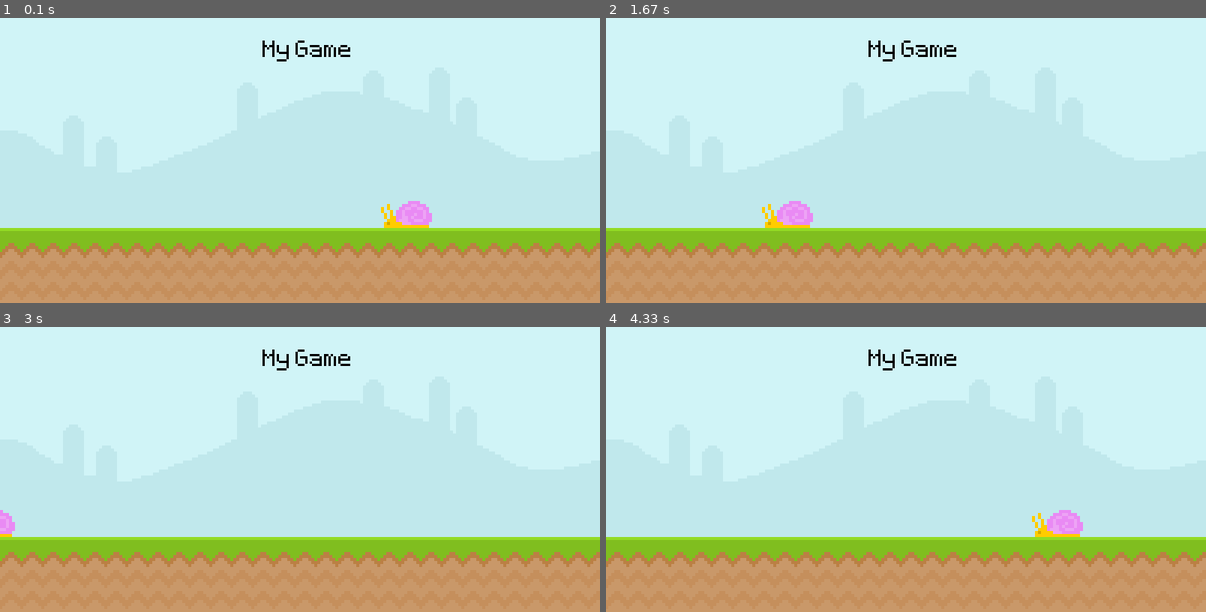
Above: before the commit, frames 1-4 (two rows, left to right).
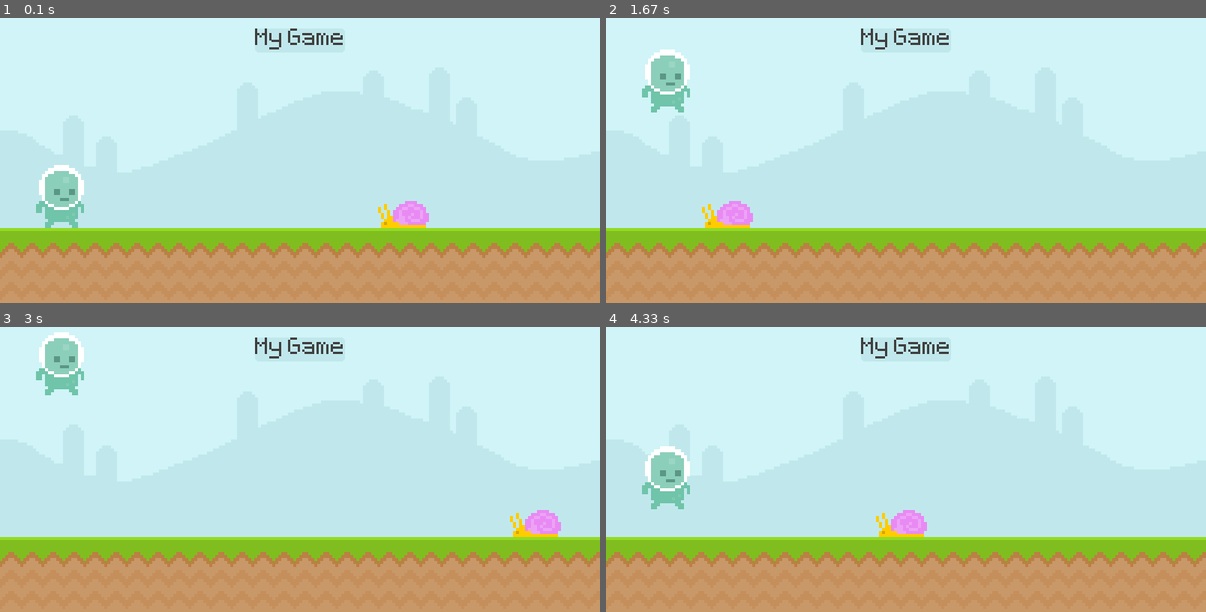
Above: after the commit, the same moments.

Repository: v343990/pyGame-Runner
Game: pygame game, started from Runner.py
Two runs of this game, one before a commit and one after it. Both use one fixed random seed, a clock stepped at 60 frames per second and the inputs below.
Inputs (mouse positions are in pixels of both pictures, inside the frame that each line leads up to):
- Up to frame 1 (0.1 s): no input
- Up to frame 2 (1.67 s): press the mouse at (666, 197) at 0.37 s; move the mouse to (774, 134) at 0.47 s; release the mouse at (882, 72) at 0.6 s; press the mouse at (666, 197) at 1.2 s; move the mouse to (726, 149) at 1.3 s; release the mouse at (780, 103) at 1.43 s
- Up to frame 3 (3 s): tap Space at 2, 2.4, 2.7 s
- Up to frame 4 (4.33 s): tap Space at 3.23, 3.53, 4.3 s

The runs differ from the first frame. In frame 1, 2.2% of the frame differs, in the area x 6-72%, y 3-74%; in frame 2, 3.1%, in the area x 6-59%, y 3-74%; in frame 3, 2.7%; in frame 4, 3.1%.

Commit message:
Jumping and Gravity

Diff:
--- a/Runner.py
+++ b/Runner.py
@@ -5,7 +5,6 @@
 
 screen_width = 800 # set screen height
 screen_height = 400 # and width
-
 screen = pygame.display.set_mode((screen_width,screen_height))
 pygame.display.set_caption("Runner") # set the title bar to say Runner
 icon = pygame.image.load('player_stand.png') # set value icon to the path of the image
@@ -18,7 +17,14 @@
 # Surfaces
 sky_surface = pygame.image.load('graphics/Sky.png').convert()
 ground_surface = pygame.image.load('graphics/ground.png').convert()
-text_surface = test_font.render('My Game',False,'Black')
+
+score_surf = test_font.render('My Game',False,(64,64,64))
+score_rect = score_surf.get_rect(center  = (400,50)) # create rectangle for score
+
+player_surf = pygame.image.load('graphics/player/player_walk_1.png').convert_alpha()
+player_rect = player_surf.get_rect(midbottom=(80,300)) # ground is at 300
+player_gravity = 0
+
 snail_surface = pygame.image.load('graphics/snail/snail1.png').convert_alpha()
 snail_rect = snail_surface.get_rect(bottomright = (600,300))
 
@@ -28,15 +34,44 @@
             pygame.quit() # Quit the screen
             exit()
 
+        if event.type == pygame.KEYDOWN:
+            if event.key == pygame.K_SPACE and player_rect.bottom >= 300:
+                player_gravity = -20
+
+        if event.type == pygame.MOUSEBUTTONDOWN: # when the mouse moves
+            if player_rect.collidepoint(event.pos) and player_rect.bottom >= 300: # see if mouse collides with player rect
+                player_gravity = -20
+
     screen.blit(sky_surface,(0,0)) # add one surface to annother
     screen.blit(ground_surface,(0,300)) # add the ground
-    screen.blit(text_surface,(350,50)) # add the text
+    pygame.draw.rect(screen,"#c0e8ec",score_rect,0,5) # pink rectangle
+    # pygame.draw.line(screen,"Gold",(0,0),pygame.mouse.get_pos(),10)
+    screen.blit(score_surf,score_rect) # add the text
     snail_rect.x -=4 # move the snail -4 every iteration
     if snail_rect.right <=0: # check the rectangle position if it's less than 0
         snail_rect.left = 800 # reset the snail to 800
     screen.blit(snail_surface,(snail_rect)) # Put the snail on the screen using the rectangle
 
+    #player
+    player_gravity += 1 # Increase gravity by 1
+    player_rect.y += player_gravity # apply the gravity to the player_rect
+    if player_rect.bottom >= 300:
+        player_rect.bottom = 300
+    screen.blit(player_surf,player_rect) # apply rectangle to the screen
+
+    ''' keys = pygame.key.get_pressed()
+    if keys[pygame.K_SPACE]:
+        print("jump") '''
+    ''' if player_rect.colliderect(snail_rect):
+        print("Collision")
+    else:
+        print("No Collision") '''
+
+    ''' if player_rect.collidepoint(mouse_pos):
+        print(pygame.mouse.get_pressed()) '''
+
+
 # All our elements in here
 # Where everything gets updated
     pygame.display.update()
-    clock.tick(48) # No more than 60 frames per second
+    clock.tick(60) # No more than 60 frames per second
